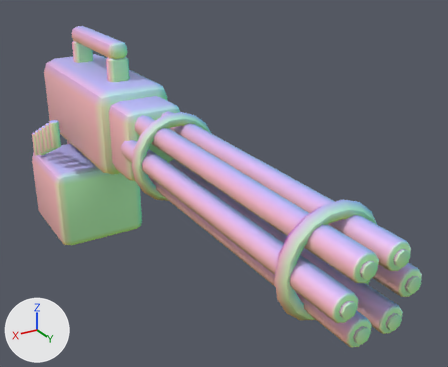
Renders of the glTF model game/assets/models/weapons/wpn_minigun.glb from each side of a commit.
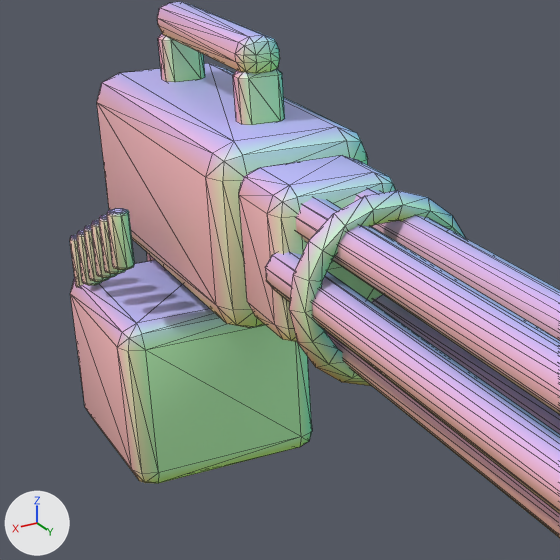
Each version appears first whole from a camera (50 mm lens) standing at (0.13, 0.394, 0.137) and looking at (-0.024, 0.138, 0.009), and next in a close-up on the part from 0% to 57% of the width and 7% to 76% of the height. Arrows for +X, +Y and +Z are at lower left; the lights stay in place. The older version's two pictures come first. The close-ups show mesh edges as thin lines. Where no turn or scale is listed for an object, it has been applied to the vertices. Vertices at exactly the same position are counted once.

Names of what the first close-up shows: 'spin', 'wpn_minigun_mesh'.
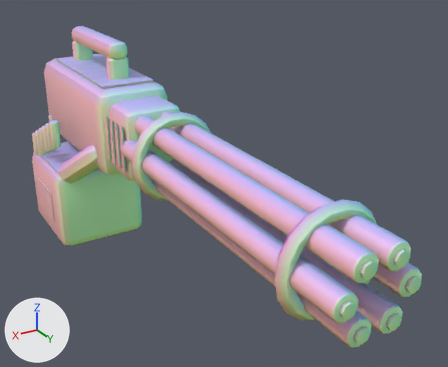
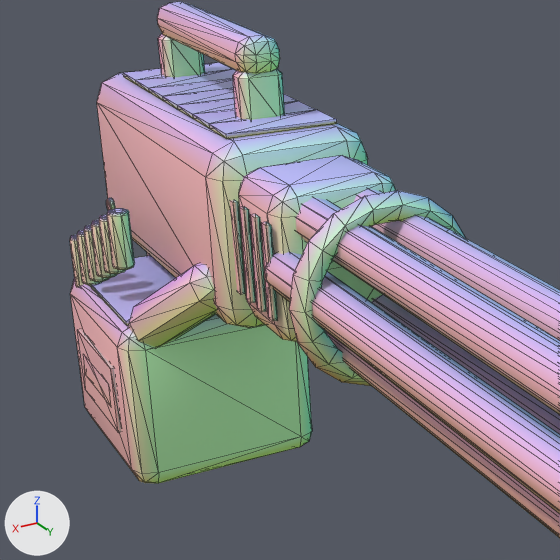
Changed parts and their boxes (x1, y1, x2, y2) in the close-ups (560 x 560 px):
part 1 of me_wpn_minigun_mesh, added (blue)
    after: (123, 62, 233, 84)
part 2 of me_wpn_minigun_mesh, added (blue)
    after: (136, 69, 236, 92)
part 3 of me_wpn_minigun_mesh, added (blue)
    after: (149, 79, 234, 101)
part 4 of me_wpn_minigun_mesh, added (blue)
    after: (163, 88, 234, 109)
part 5 of me_wpn_minigun_mesh, added (blue)
    after: (178, 93, 298, 119)
part 6 of me_wpn_minigun_mesh, added (blue)
    after: (193, 101, 317, 129)
part 7 of me_wpn_minigun_mesh, added (blue)
    after: (210, 110, 337, 139)
part 8 of me_wpn_minigun_mesh, added (brown)
    after: (230, 200, 245, 295)
part 9 of me_wpn_minigun_mesh, added
    after: (239, 207, 255, 303)
part 10 of me_wpn_minigun_mesh, added
    after: (250, 214, 266, 312)
part 11 of me_wpn_minigun_mesh, added
    after: (262, 222, 278, 321)
part 12 of me_wpn_minigun_mesh, added (pink)
    after: (77, 329, 121, 432)
part 13 of me_wpn_minigun_mesh, added (pink)
    after: (83, 354, 112, 407)
part 14 of me_wpn_minigun_mesh, added (blue)
    after: (89, 255, 175, 326)
part 15 of me_wpn_minigun_mesh, added
    after: (106, 198, 115, 211)
part 16 of me_wpn_minigun_mesh, added
    after: (128, 263, 217, 348)

The change, as a list of edits to the scene's bpy script:
```text
Change me_wpn_minigun_mesh:
    used by ob_wpn_minigun_mesh; location = (0.0, 0.0, 0.0)
    remove me_wpn_minigun_mesh.from_pydata(...)  # 748 vertices, 1440 faces; spans x -0.022..0.04, y -0.025..0.11, z -0.055..0.073
    add me_wpn_minigun_mesh.from_pydata(...)  # 1208 vertices, 2252 faces; spans x -0.0328..0.041, y -0.035..0.11, z -0.055..0.073
    me_wpn_minigun_mesh part 1: a new loose piece, a box spanning x -0.015..0.015, y -0.0099..0.002, z 0.0512..0.0524, in mat_m_flat
    me_wpn_minigun_mesh part 2: a new loose piece, a box spanning x -0.015..0.015, y 0.0023..0.0142, z 0.0512..0.0524, in mat_m_flat
    me_wpn_minigun_mesh part 3: a new loose piece, a box spanning x -0.015..0.015, y 0.0144..0.0263, z 0.0512..0.0524, in mat_m_flat
    me_wpn_minigun_mesh part 4: a new loose piece, a box spanning x -0.015..0.015, y 0.0265..0.0384, z 0.0512..0.0524, in mat_m_flat
    me_wpn_minigun_mesh part 5: a new loose piece, a box spanning x -0.015..0.015, y 0.0387..0.0506, z 0.0512..0.0524, in mat_m_flat
    me_wpn_minigun_mesh part 6: a new loose piece, a box spanning x -0.015..0.015, y 0.0508..0.0627, z 0.0512..0.0524, in mat_m_flat
    me_wpn_minigun_mesh part 7: a new loose piece, a box spanning x -0.015..0.015, y 0.063..0.0749, z 0.0512..0.0524, in mat_m_flat
    me_wpn_minigun_mesh part 8: a new loose piece, a box spanning x 0.0172..0.0184, y 0.0825..0.0855, z 0.014..0.038, in mat_m_flat
    me_wpn_minigun_mesh part 9: a new loose piece, a box spanning x 0.0172..0.0184, y 0.0895..0.0925, z 0.014..0.038, in mat_m_flat
    me_wpn_minigun_mesh part 10: a new loose piece, a box spanning x 0.0172..0.0184, y 0.0965..0.0995, z 0.014..0.038, in mat_m_flat
    me_wpn_minigun_mesh part 11: a new loose piece, a box spanning x 0.0172..0.0184, y 0.1035..0.1065, z 0.014..0.038, in mat_m_flat
    me_wpn_minigun_mesh part 12: a new loose piece, a box spanning x 0.0396..0.0408, y 0.003..0.037, z -0.04..-0.02, in mat_m_flat
    me_wpn_minigun_mesh part 13: a new loose piece, a box spanning x 0.0397..0.041, y 0.007..0.033, z -0.0335..-0.0265, in mat_m_flat
    me_wpn_minigun_mesh part 14: a new loose piece, a box spanning x -0.013..0.037, y -0.005..0.045, z -0.0048..-0.0036, in mat_m_flat
    me_wpn_minigun_mesh part 15: a new loose piece of 48 vertices spanning x 0.0218..0.0234, y -0.0144..-0.0096, z 0.0096..0.0144, in mat_m_metal
    me_wpn_minigun_mesh part 16: a new loose piece of 34 vertices spanning x 0.0134..0.0366, y 0.0381..0.0769, z -0.0126..0.0186, in mat_m_toon_base
    other edits to the shape of me_wpn_minigun_mesh do not show in these pictures
    add me_wpn_minigun_mesh.materials.append(mat_m_flat)
```
